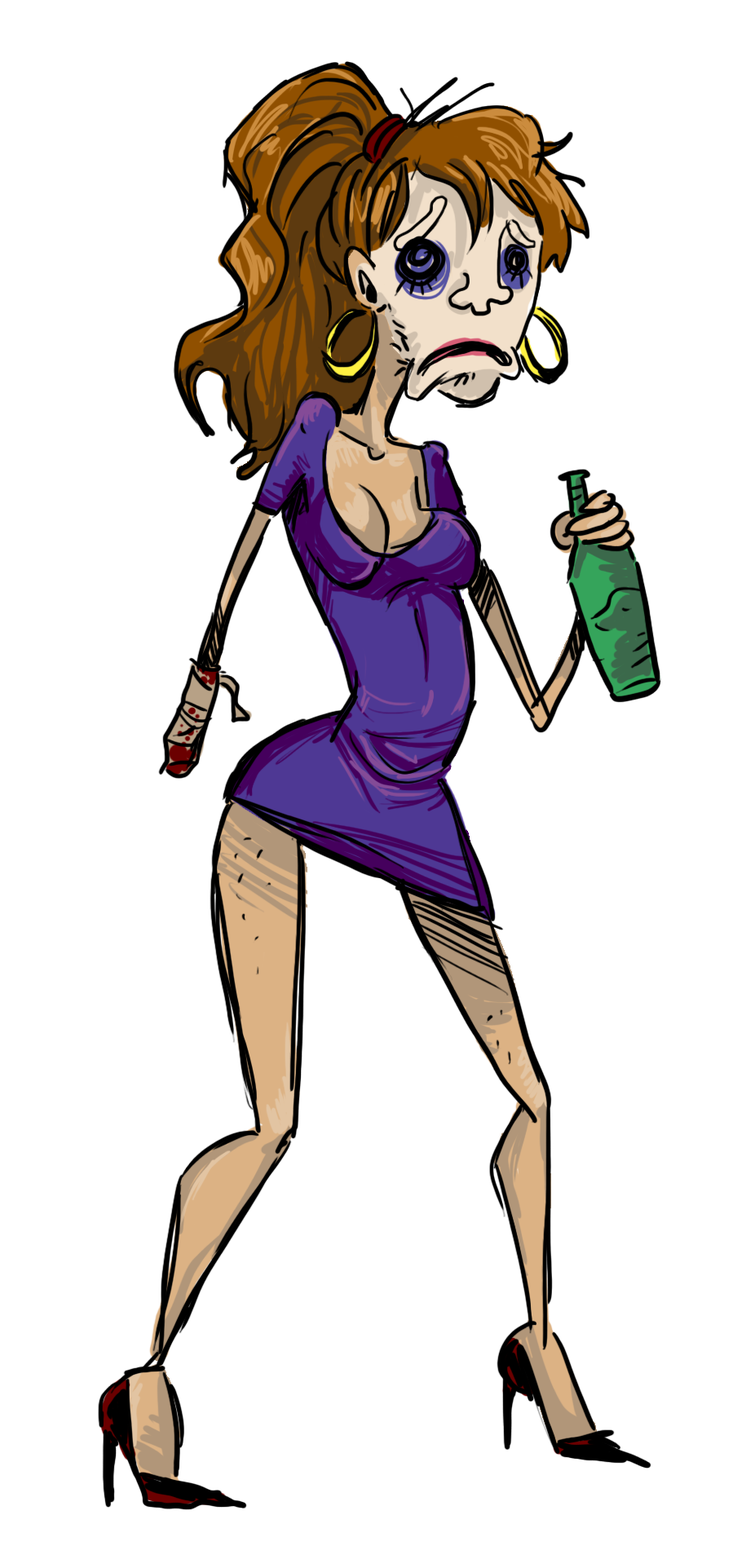
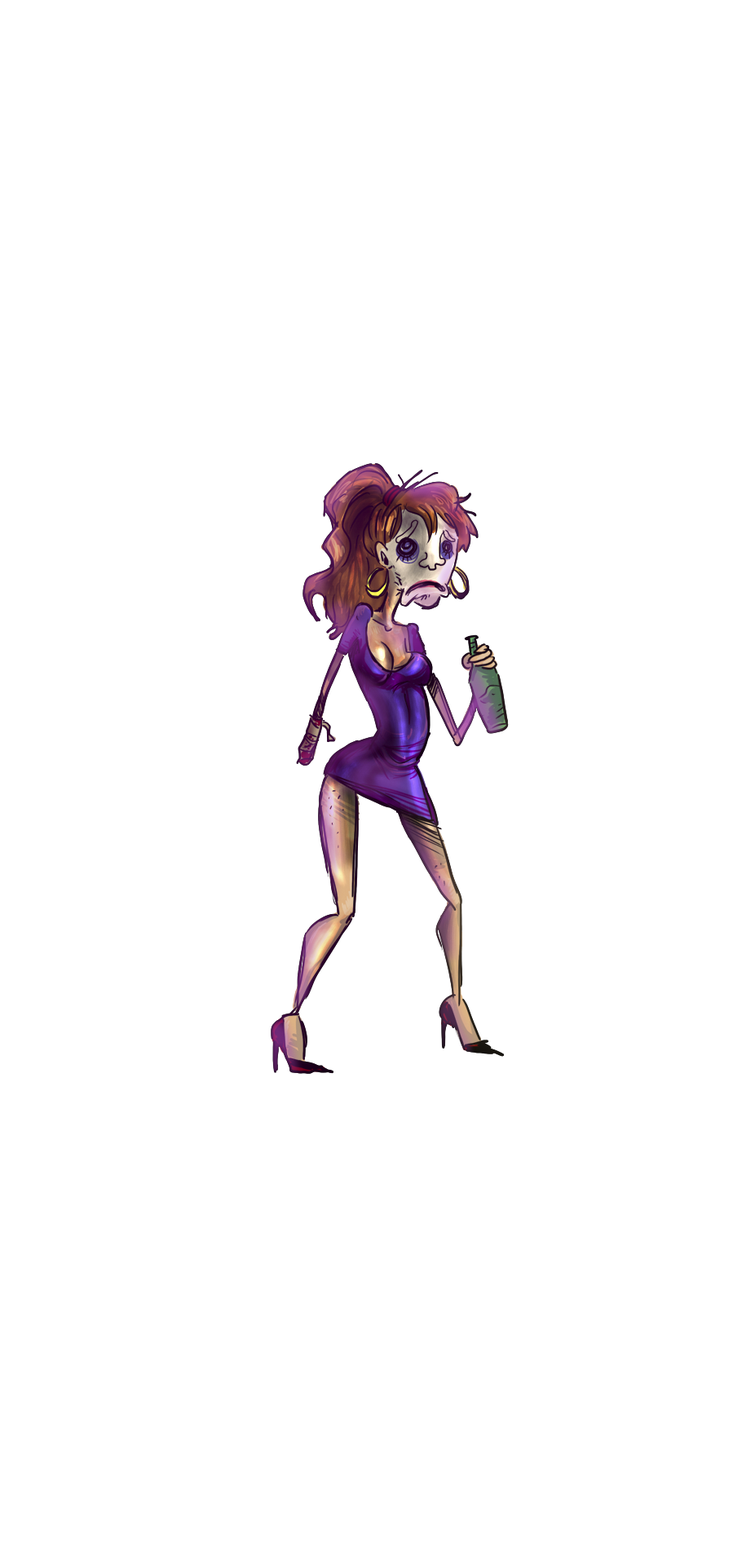
Comparing the layer stacks of the two 733px x 1568px images. Changes:
added group "Group 1" (1st of 2) with 6 layers above "Group 1" over [270, 463, 509, 1074]
added layer "Layer 5" in group "Group 1" over [270, 463, 508, 1074]
added layer "Layer 4" (59%) in group "Group 1" over [355, 634, 509, 1057]
added layer "Layer 3" (pin light, 67%) in group "Group 1" over [270, 463, 509, 1074]
added layer "base" in group "Group 1" over [270, 463, 509, 1074]
added layer "outline" (1st of 2, in "Group 1") in group "Group 1" over [270, 463, 509, 1074]
added layer "Layer 2" in group "Group 1" over [271, 463, 508, 1073]
moved "outline" (2nd of 2, in "Group 1") into group "Group 1" over [97, 61, 663, 1511]
moved "Layer 1" into group "Group 1" over [99, 62, 662, 1507]
